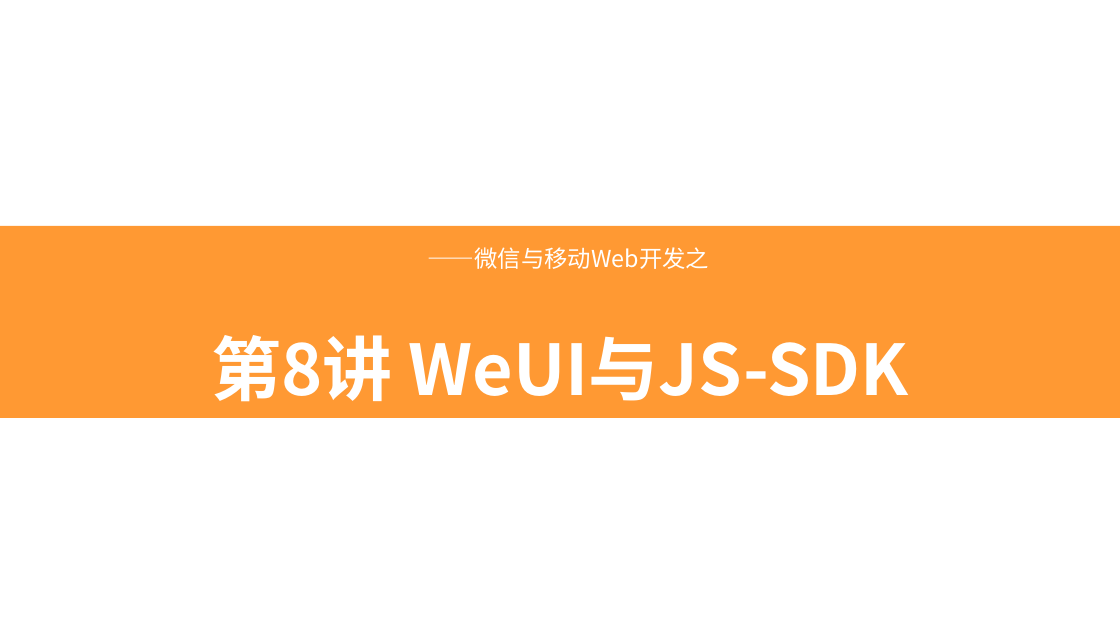
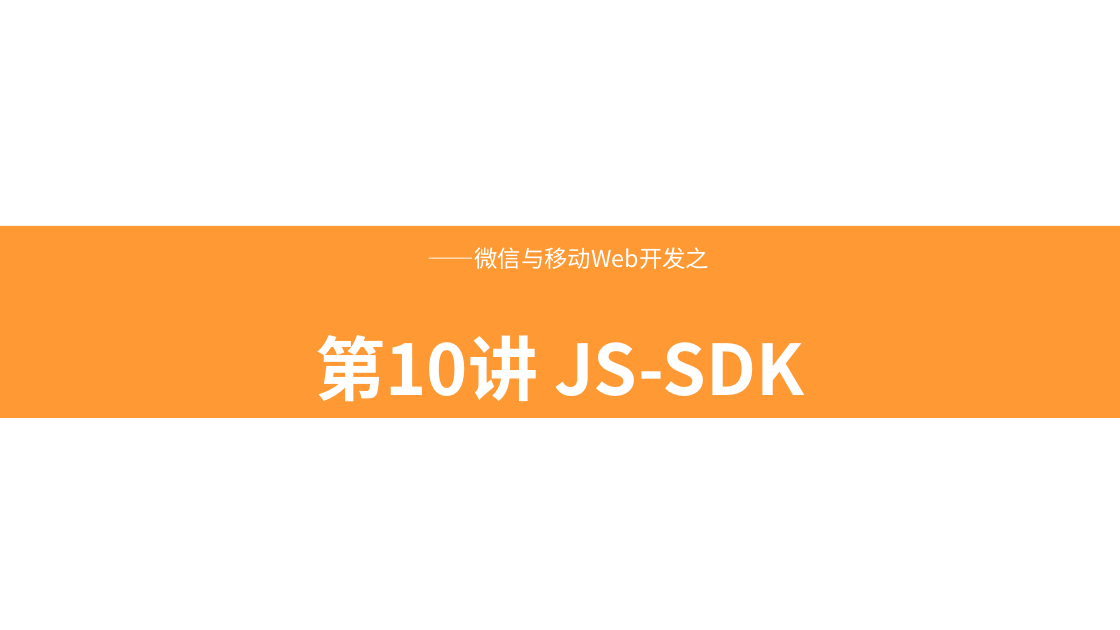
Before and after one commit to edu2act/2017-2018_1st_Wechat_Web_Programming, a slide deck: slide 1 of 第10讲 JS-SDK.pptx. Drawn at 1120x630 pixels with LibreOffice and Linux fonts; fonts in the diff are those of the drawing; background and template pictures are left out. Boxes give left, top, right and bottom in pixels: in the first picture for what was removed or moved away, otherwise in the second. Text is boxed around its words. In the diff, an @@ line names an element or a change of style, - is before the commit and + after.

```diff
--- a/第10讲 JS-SDK.pptx
+++ b/第10讲 JS-SDK.pptx
@@ text at [316, 335, 804, 402]: text changed @@
-第8讲 WeUI与JS-SDK
+第10讲 JS-SDK
```
Also in this commit, not shown: 2 other slides changed, 1 other file.
